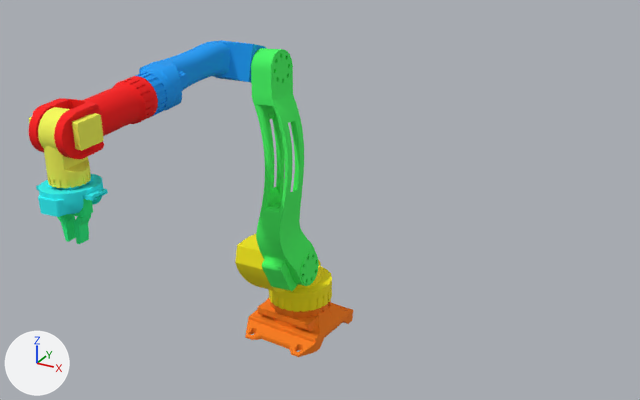
The FBX model TestMesh/industrialRobot.fbx as it was, and as the next commit left it.
Rendered twice from a 50 mm camera at (4.63, -7.94, 5.66) aimed at (0.97, -1.28, 2.33). Lighting does not change. The marker at lower left points along +X, +Y and +Z. Where no turn or scale is listed for an object, it has been applied to the vertices. Vertices at the same position are counted once.

Names of what the first picture shows: 'ARM_FixBase', 'ARM_firstArm', 'ARM_orientaionAxis1', 'ARM_orientaionAxis2', 'ARM_rotating_basel', 'ARM_secondArm', 'ARM_secondArm2', 'gripperLeft', 'gripperRight'.
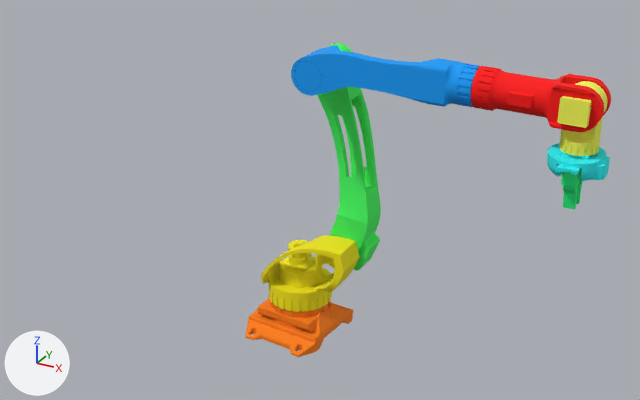
Where the newer file only moved an object's origin or applied its transform, the numbers keep the older frame.

Boxes (x1, y1, x2, y2) around the edits, measured in the pictures (640 x 400 px):
'ARM_firstArm', moved, turned: before (251, 48, 319, 291); after (317, 43, 381, 271)
'ARM_secondArm', moved, turned: before (135, 40, 266, 116); after (291, 45, 480, 107)
'ARM_secondArm2', moved, turned: before (29, 76, 158, 159); after (471, 66, 611, 132)
'ARM_rotating_basel', turned: before (235, 234, 332, 312); after (261, 236, 360, 312)
'ARM_orientaionAxis1', moved, turned: before (38, 107, 91, 188); after (560, 81, 608, 156)
'ARM_orientaionAxis2', moved, turned: before (36, 173, 108, 217); after (547, 143, 610, 181)
'gripperRight', mesh turned: before (57, 214, 76, 242); after (561, 170, 581, 209)
'gripperLeft', mesh turned: before (73, 199, 93, 244); after (576, 168, 583, 204)

What changed in the scene script:
```text
Change me_mesh_005:
    where me_mesh_005.from_pydata(...)  # 616 vertices, 1232 faces; spans x -1468.0..1538.0, y -1305.0..1471.0, z -1545.0..3427.0
    used by ob_arm_orientaionaxis1; parent = ob_arm_secondarm2; location = (71.4, -7905.0, -230.7); rotation_euler = (3.142, 0.0, 1.571), in degrees (180, 0, 90)
    me_mesh_005 part 2: the whole mesh is turned -90 degrees about the z axis through the mesh origin
Change me_mesh_001:
    where me_mesh_001.from_pydata(...)  # 15441 vertices, 30940 faces; spans x -3051.0..6568.0, y -1092.0..6243.0, z -3051.0..3343.0
    used by ob_arm_rotating_basel; parent = ob_arm_fixbase; location = (0.0, 0.0000154, 20.75); rotation_euler = (1.571, 0.0, -0.0922), in degrees (90, 0, -5.3); scale = (0.0048, 0.0048, 0.0048)
    me_mesh_001 part 5: the whole mesh is turned -90 degrees about the z axis through the mesh origin
Change me_mesh_003:
    where me_mesh_003.from_pydata(...)  # 7025 vertices, 14046 faces; spans x -1644.0..14577.0, y -2357.0..2234.0, z -1532.0..2400.0
    used by ob_arm_secondarm; parent = ob_arm_firstarm; location = (-150.8, -6287.0, 17906.0)
    me_mesh_003 part 7: the whole mesh is turned -90 degrees about the z axis through the mesh origin
Change me_mesh_006:
    where me_mesh_006.from_pydata(...)  # 3047 vertices, 6086 faces; spans x -12.2..12.0, y -5.1..5.3, z -10.2..10.7
    used by ob_arm_orientaionaxis2; parent = ob_arm_orientaionaxis1; location = (-40.15, 65.64, 4333.0); rotation_euler = (1.571, 0.0, 1.571), in degrees (90, 0, 90); scale = (208.0, 208.0, 208.0)
    me_mesh_006 part 4: the whole mesh is turned -90 degrees about the z axis through the mesh origin
Change me_mesh_008:
    where me_mesh_008.from_pydata(...)  # 72 vertices, 136 faces; spans x -0.04..0.101, y -0.084..0.066, z -0.241..0.221
    me_mesh_008 part 1: the whole mesh is turned 90 degrees about the z axis through its middle, then moved by (3.336, 2.807, 0.0)
Change me_mesh_002:
    where me_mesh_002.from_pydata(...)  # 3438 vertices, 6884 faces; spans x -1853.0..3129.0, y -6039.0..-197.0, z -1653.0..19582.0
    used by ob_arm_firstarm; parent = ob_arm_rotating_basel; location = (3979.0, 4501.0, -4167.0); rotation_euler = (-1.571, 0.0, 0.0), in degrees (-90, 0, 0)
    me_mesh_002 part 3: the whole mesh is turned -90 degrees about the z axis through the mesh origin
Change me_mesh_007:
    where me_mesh_007.from_pydata(...)  # 72 vertices, 136 faces; spans x -0.079..0.077, y -0.077..0.071, z -0.24..0.214
    me_mesh_007 part 6: the whole mesh is turned 90 degrees about the z axis through its middle, then moved by (3.551, 2.585, 0.0)
Change me_mesh_004:
    where me_mesh_004.from_pydata(...)  # 5671 vertices, 11334 faces; spans x -2022.0..2243.0, y -9459.0..31.0, z -1797.0..1571.0
    used by ob_arm_secondarm2; parent = ob_arm_secondarm; location = (13748.0, 639.5, 746.3); rotation_euler = (0.0, 0.0, 1.663), in degrees (0, 0, 95)
    me_mesh_004 part 8: the whole mesh is turned -90 degrees about the z axis through the mesh origin
Change ob_arm_orientaionaxis1:
    ob_arm_orientaionaxis1.location: (71.4, -7905.0, -230.7) -> (-7905.0, -71.4, -230.7)
    ob_arm_orientaionaxis1.rotation_euler: (3.142, 0.0, 1.571) -> (-3.142, 0.0, -1.571)  # degrees (180, 0, 90) -> degrees (-180, 0, -90)
Change ob_arm_rotating_basel:
    ob_arm_rotating_basel.rotation_euler: (1.571, 0.0, -0.0922) -> (3.049, -1.571, 0.0)  # degrees (90, 0, -5.3) -> degrees (175, -90, 0)
Change ob_arm_secondarm:
    ob_arm_secondarm.location: (-150.8, -6287.0, 17906.0) -> (-6287.0, 150.8, 17906.0)
Change ob_arm_orientaionaxis2:
    ob_arm_orientaionaxis2.location: (-40.15, 65.64, 4333.0) -> (65.64, 40.14, 4333.0)
    ob_arm_orientaionaxis2.rotation_euler: (1.571, 0.0, 1.571) -> (1.571, -1.571, 0.0)  # degrees (90, 0, 90) -> degrees (90, -90, 0)
Change ob_arm_firstarm:
    ob_arm_firstarm.location: (3979.0, 4501.0, -4167.0) -> (4501.0, -3979.0, -4167.0)
    ob_arm_firstarm.rotation_euler: (-1.571, 0.0, 0.0) -> (0.0, 1.571, 0.0)  # degrees (-90, 0, 0) -> degrees (0, 90, 0)
Change ob_arm_secondarm2:
    ob_arm_secondarm2.location: (13748.0, 639.5, 746.3) -> (639.5, -13748.0, 746.3)
```
